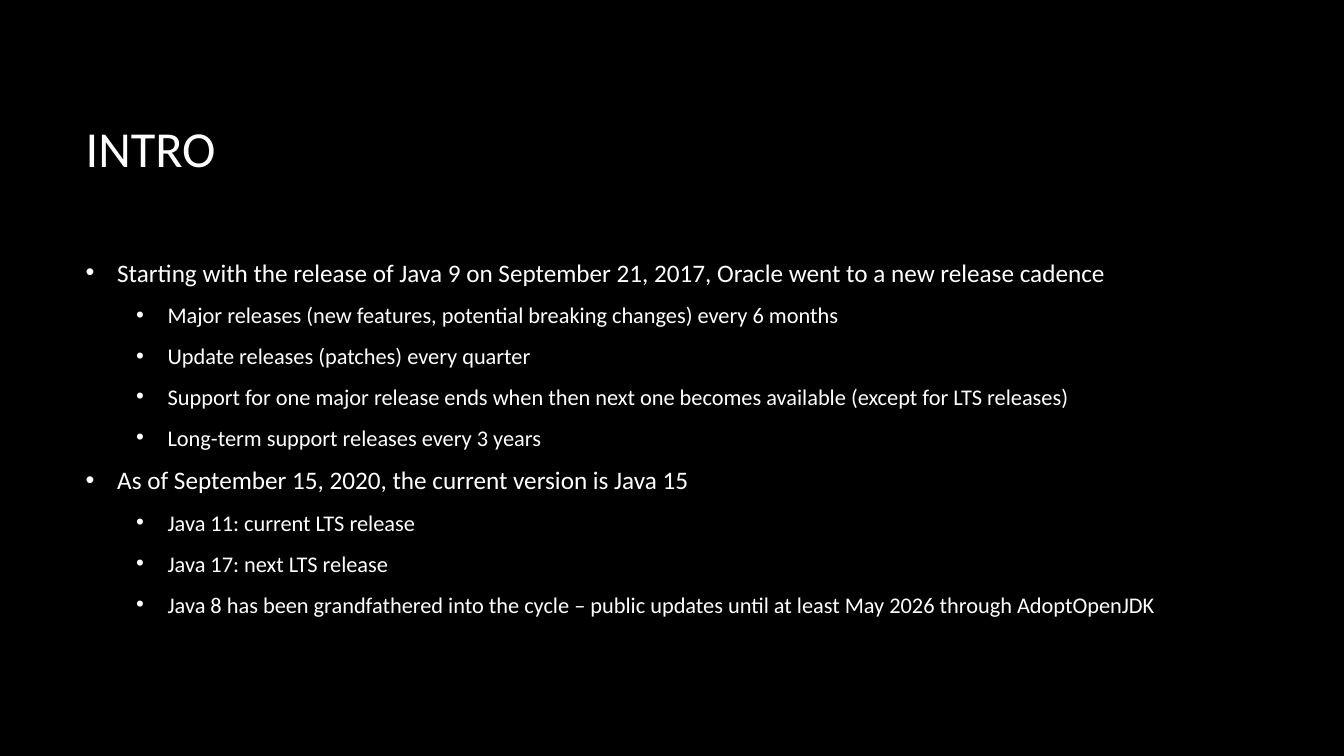
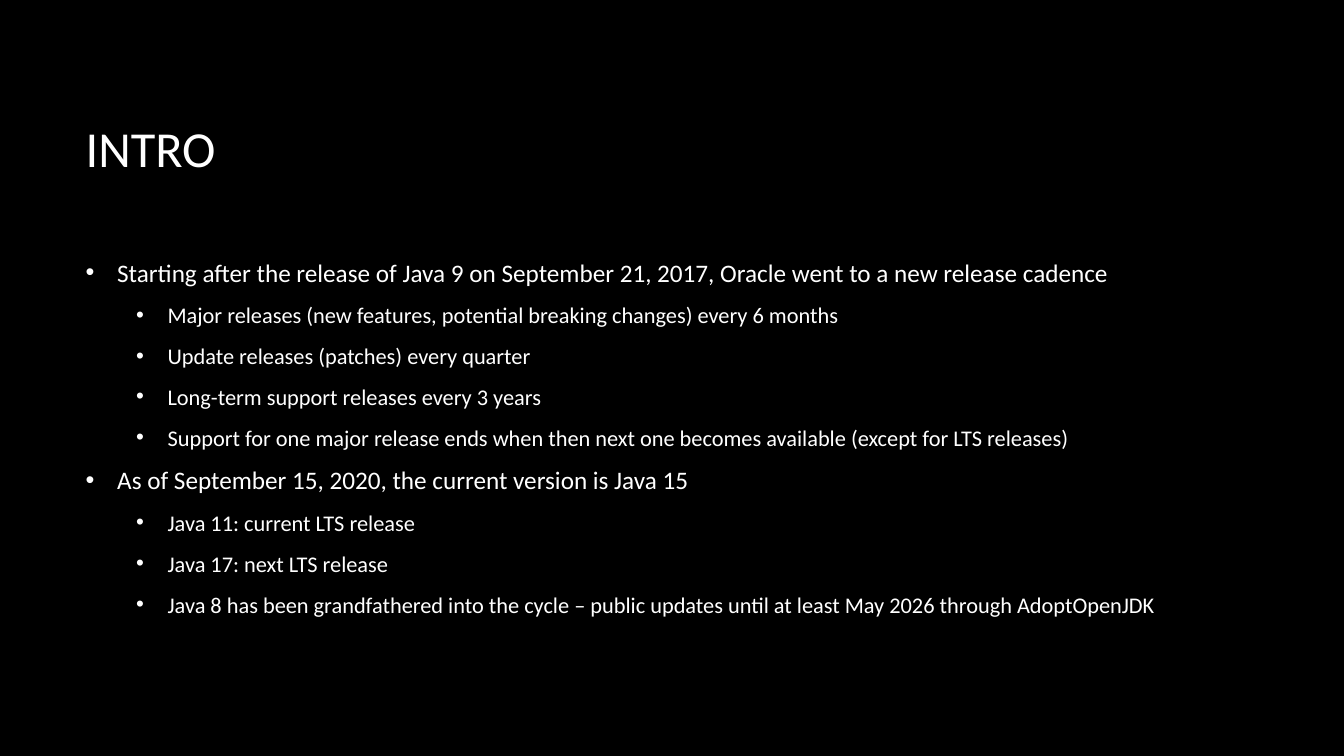
Before and after one commit to macdaddyaz/modern-java, a slide deck: slide 4 of Java 7 and 8.pptx. Drawn at 1344x756 pixels with LibreOffice and Linux fonts; fonts in the diff are those of the drawing; background and template pictures are left out. Boxes give left, top, right and bottom in pixels: in the first picture for what was removed or moved away, otherwise in the second. Text is boxed around its words. In the diff, an @@ line names an element or a change of style, - is before the commit and + after.

```diff
--- a/Java 7 and 8.pptx
+++ b/Java 7 and 8.pptx
@@ text at bbox=[117, 264, 1108, 287]: text changed @@
-• Starting with the release of Java 9 on September 21, 2017, Oracle went to a new release cadence
+• Starting after the release of Java 9 on September 21, 2017, Oracle went to a new release cadence
@@ text at bbox=[168, 389, 541, 409]: paragraph added @@
+  • Long-term support releases every 3 years
@@ text at bbox=[168, 430, 541, 450]: paragraph removed @@
-  • Long-term support releases every 3 years
```
Also in this commit, not shown: 1 other slide changed, 8 other files.
